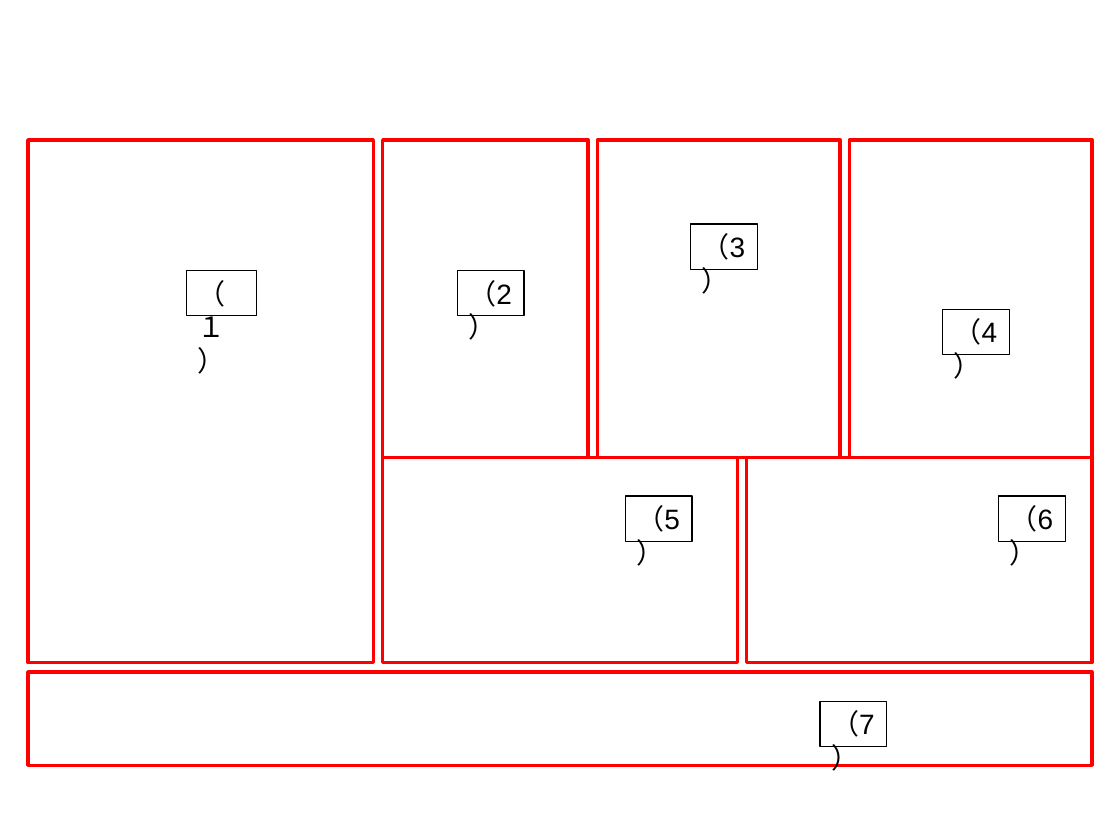
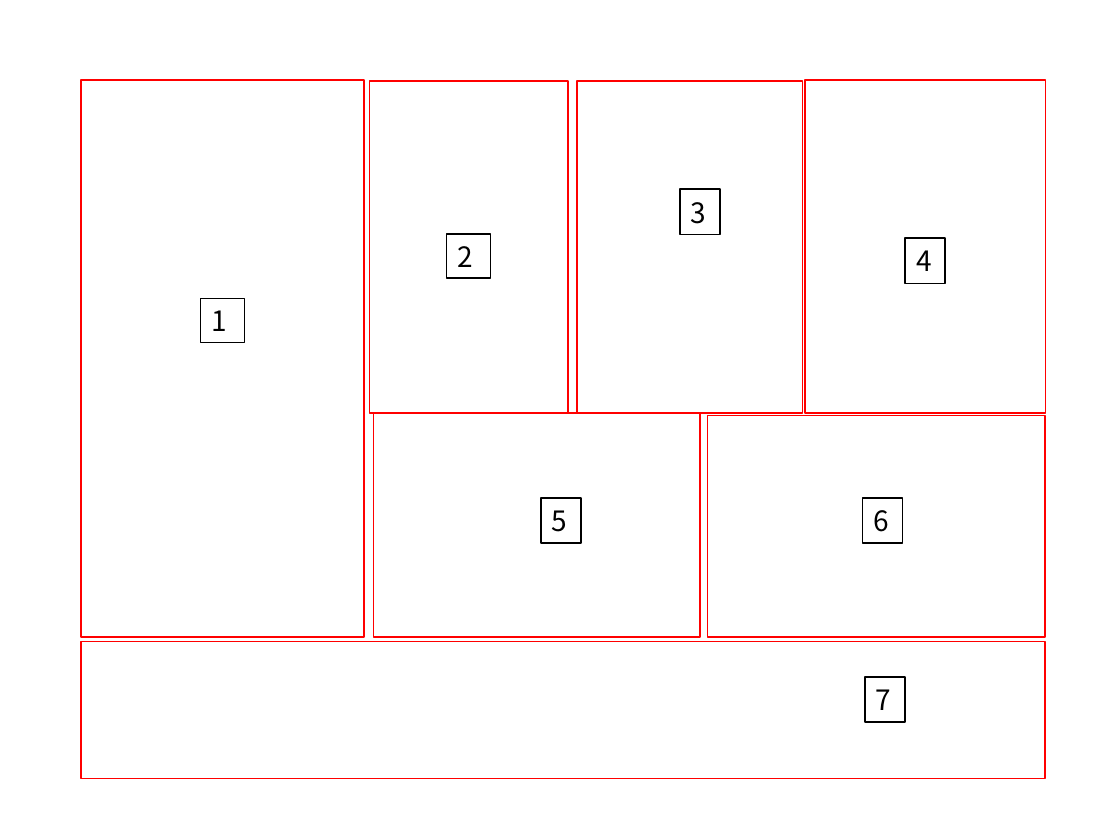
Before and after one commit to doddle-owl/doddle-owl-ja-docs, a slide deck: slide 21 of docs/source/figures/doddle-figures.pptx (slide 22 before the commit). Drawn at 1120x840 pixels with LibreOffice and Linux fonts; fonts in the diff are those of the drawing; background and template pictures are left out. Boxes give left, top, right and bottom in pixels: in the first picture for what was removed or moved away, otherwise in the second. Text is boxed around its words. In the diff, an @@ line names an element or a change of style, - is before the commit and + after.

```diff
--- a/docs/source/figures/doddle-figures.pptx
+++ b/docs/source/figures/doddle-figures.pptx
@@ rectangle: place and size @@
-rectangle at [28,140,373,663]
+rectangle at [82,80,364,637]
@@ rectangle: place and size @@
-rectangle at [383,140,588,457]
+rectangle at [370,81,568,413]
@@ rectangle: place and size @@
-rectangle at [597,140,840,457]
+rectangle at [577,81,802,413]
@@ outline #FF0000 2.25 pt to #FF0000 1 pt in 7 elements at [81,642,1045,780], [373,413,700,637], [370,81,568,413], [708,416,1046,637], [82,80,364,637], [577,81,802,413], [805,80,1046,413] @@
@@ rectangle: place and size @@
-rectangle at [849,140,1092,457]
+rectangle at [805,80,1046,413]
@@ rectangle "3": place and size @@
-rectangle "3" at [691,224,758,269]
+rectangle "3" at [680,189,720,234]
@@ text in rectangle at [691,202,707,224]: text changed; font Arial to Noto Sans CJK JP @@
-（3）
+3
@@ rectangle "2": place and size @@
-rectangle "2" at [457,271,524,316]
+rectangle "2" at [447,234,491,278]
@@ rectangle "4": place and size @@
-rectangle "4" at [943,309,1010,354]
+rectangle "4" at [905,239,945,283]
@@ text in rectangle at [458,246,474,267]: text changed; font Arial to Noto Sans CJK JP @@
-（2）
+2
@@ text in rectangle at [916,250,932,271]: text changed; font Arial to Noto Sans CJK JP @@
-（4）
+4
@@ rectangle "1": place and size @@
-rectangle "1" at [187,271,258,316]
+rectangle "1" at [200,299,244,343]
@@ text in rectangle at [212,310,228,331]: text changed; font Arial to Noto Sans CJK JP @@
-（１）
+1
@@ rectangle: place and size @@
-rectangle at [383,457,738,662]
+rectangle at [373,413,700,637]
@@ rectangle: place and size @@
-rectangle at [747,457,1092,662]
+rectangle at [708,416,1046,637]
@@ rectangle "5": place and size @@
-rectangle "5" at [625,496,692,541]
+rectangle "5" at [541,498,581,543]
@@ vertical alignment top to middle; outline #000000 0.75 pt to #000000 1 pt in 7 elements at [200,299,244,343], [865,678,905,722], [447,234,491,278], [680,189,720,234], [541,498,581,543], [905,239,945,283], [862,498,903,543] @@
@@ rectangle "6": place and size @@
-rectangle "6" at [999,496,1066,541]
+rectangle "6" at [862,498,903,543]
@@ text in rectangle at [552,510,568,532]: text changed; font Arial to Noto Sans CJK JP @@
-（5）
+5
@@ text in rectangle at [874,510,890,532]: text changed; font Arial to Noto Sans CJK JP @@
-（6）
+6
@@ rectangle: place and size @@
-rectangle at [28,672,1092,765]
+rectangle at [81,642,1045,780]
@@ rectangle "7": place and size @@
-rectangle "7" at [820,701,887,746]
+rectangle "7" at [865,678,905,722]
@@ text in rectangle at [876,689,892,710]: text changed; font Arial to Noto Sans CJK JP @@
-（7）
+7
```
Also in this commit, not shown: 13 other slides changed, 1 slide added, 7 slides removed, 49 other files.
